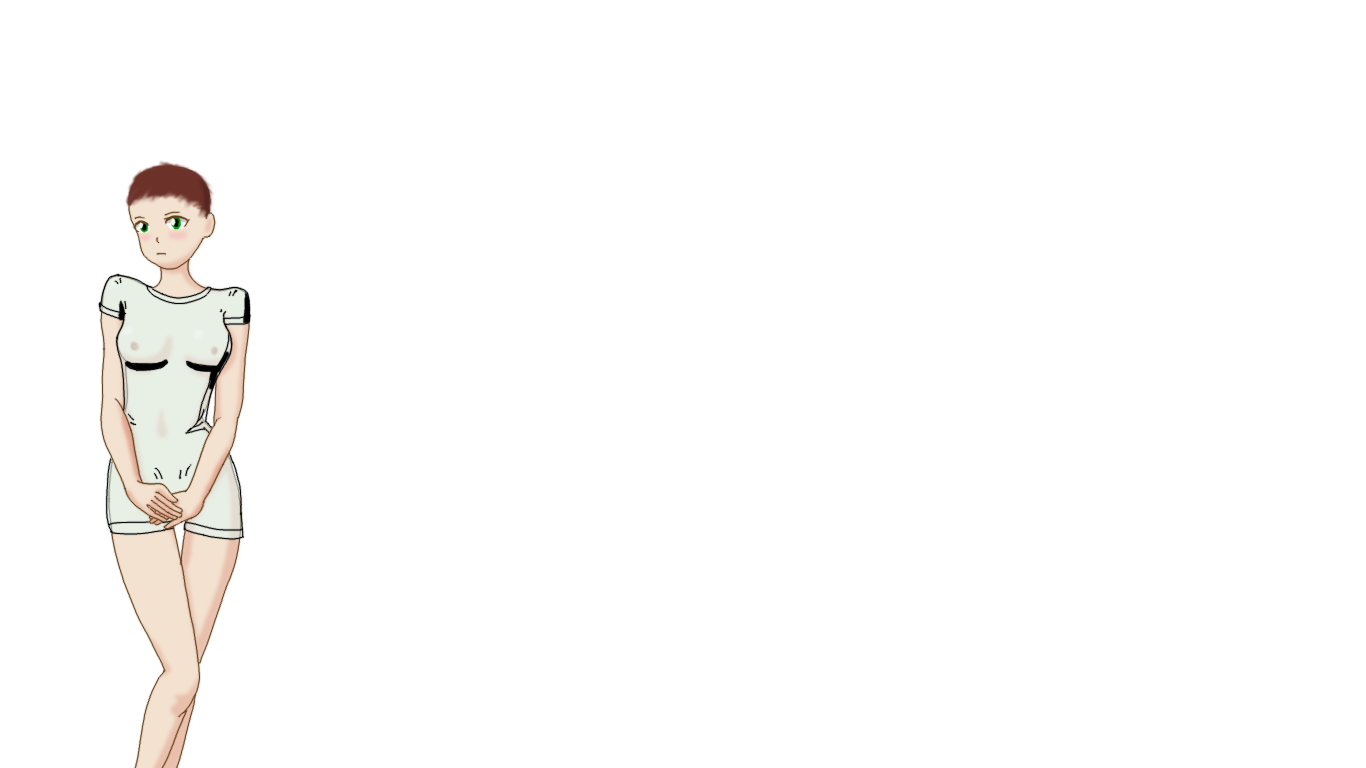
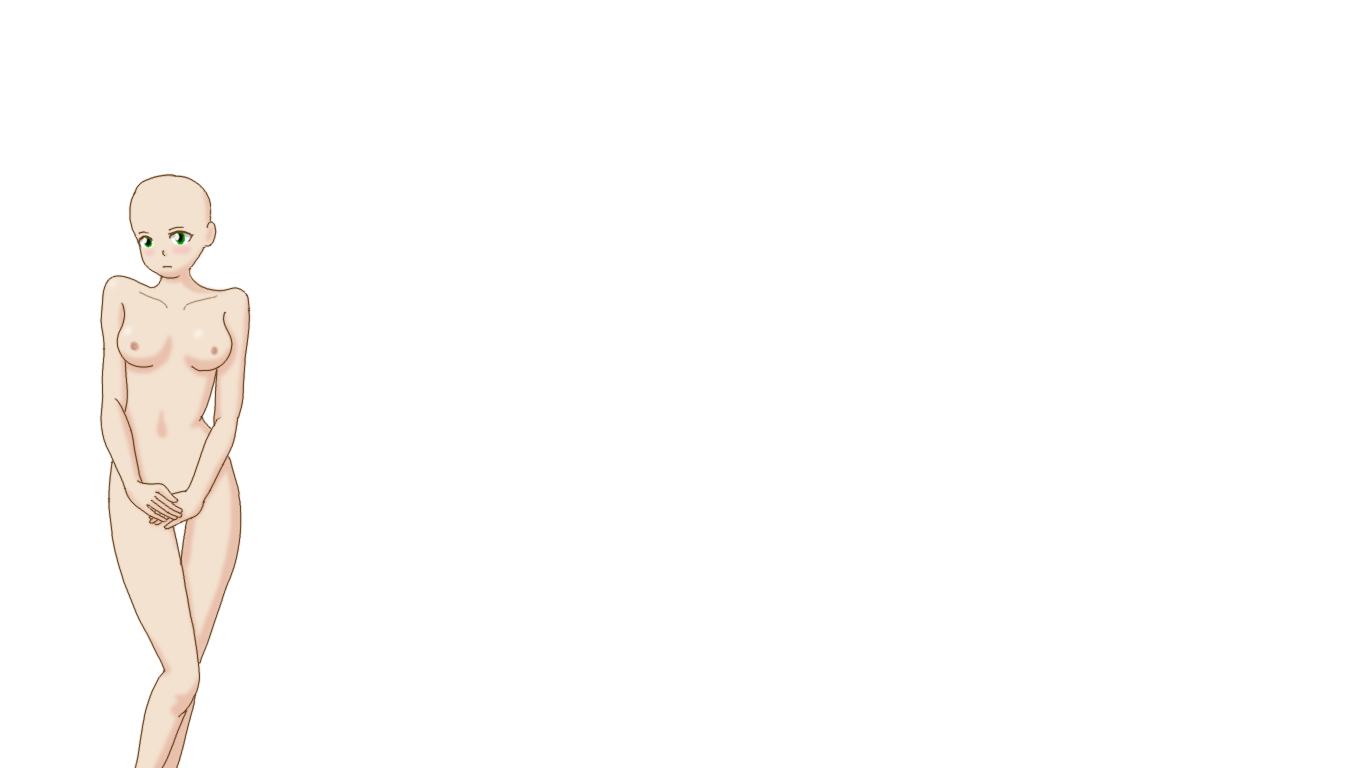
Layers edited between the first and the second 1366×768 image:
moved "paint" into group "dress", painted on it over box(98, 160, 252, 541)
hid group "subject costume" (7 layers) over box(98, 273, 252, 541)
"skin shadow #1": opacity 100% → 57% over box(119, 406, 241, 537)
painted on "contur #1" over box(183, 319, 219, 336)
"shadow #1": opacity 100% → 38%, painted on it over box(113, 289, 251, 541)
"paint #1": opacity 45% → 100%, painted on it over box(99, 275, 251, 541)
renamed "Hair" to "hat", hid the group it (4 layers), moved it out of group "neutral" over box(125, 160, 218, 258)
"shadow": opacity 25% → 18%, painted on it over box(126, 164, 218, 249)
painted on "eyes blick" over box(138, 218, 180, 244)
painted on "eyes contur" over box(132, 210, 195, 248)
painted on "eyes shadow" over box(133, 215, 194, 244)
painted on "eyes back" over box(134, 215, 193, 250)
painted on "red" over box(135, 226, 196, 261)
painted on "face" over box(154, 236, 173, 269)
painted on "contur" over box(127, 164, 219, 311)
painted on "skin shadow" over box(151, 178, 219, 520)
painted on "skin" over box(128, 165, 216, 278)
